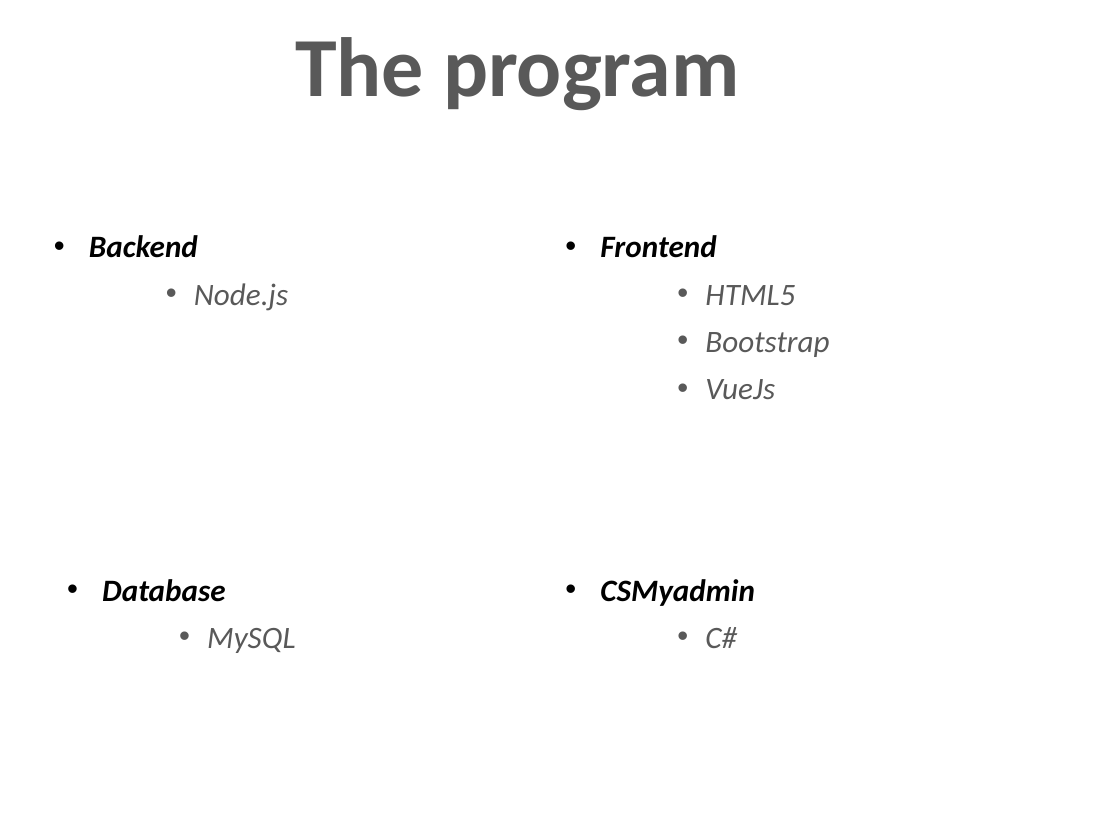
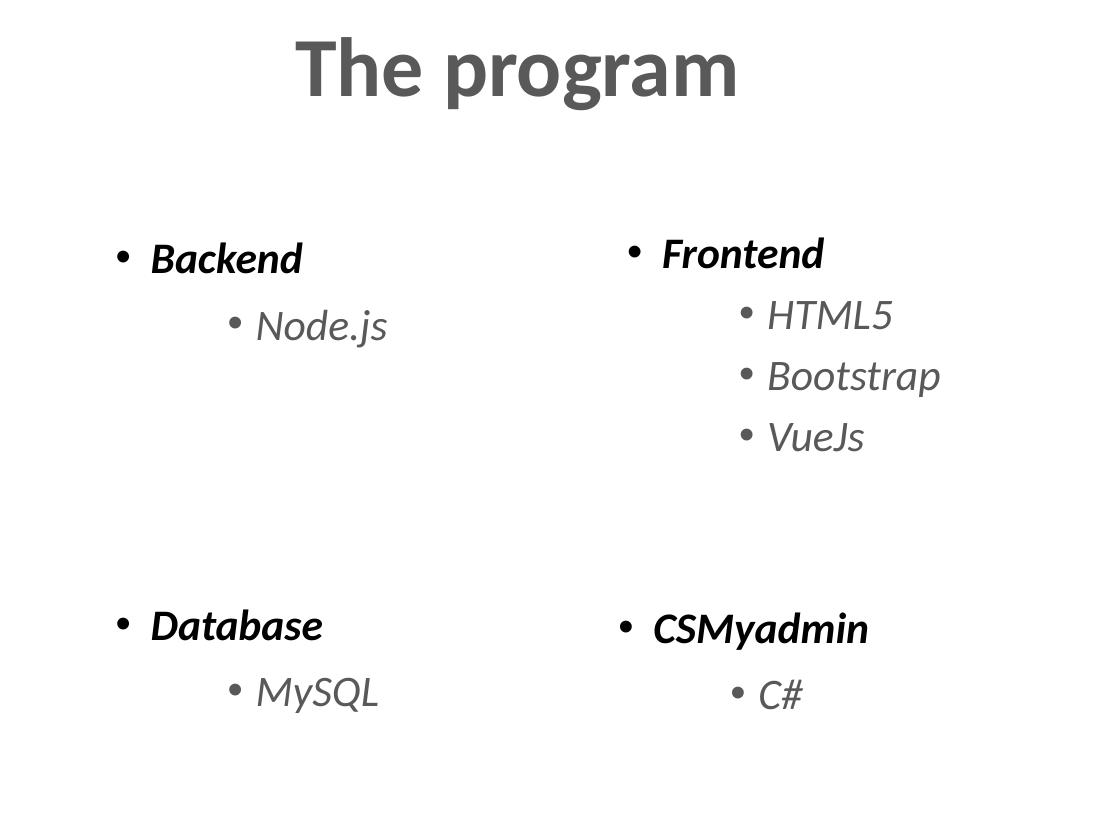
Before and after one commit to szekelyaron/OKJ_vizsgaremek, a slide deck: slide 4 of PPT/CarScope_Prezentáció.pptx. Drawn at 1120x840 pixels with LibreOffice and Linux fonts; fonts in the diff are those of the drawing; background and template pictures are left out. Boxes give left, top, right and bottom in pixels: in the first picture for what was removed or moved away, otherwise in the second. Text is boxed around its words. In the diff, an @@ line names an element or a change of style, - is before the commit and + after.

Commit message:
PPT backend

```diff
--- a/PPT/CarScope_Prezentáció.pptx
+++ b/PPT/CarScope_Prezentáció.pptx
@@ size 20 to 28 pt; more space between paragraphs in 3 elements at (653, 612, 869, 710), (151, 609, 379, 713), (151, 242, 388, 348) @@
@@ text "Backend": place and size @@
-text "Backend" at (89, 235, 288, 311)
+text "Backend" at (151, 242, 388, 348)
@@ text "Frontend": place and size @@
-text "Frontend" at (600, 235, 829, 399)
+text "Frontend" at (662, 237, 940, 452)
@@ text "Frontend" at (662, 237, 940, 452): size 20 to 28 pt; line spacing 3 to 2.9; more space between paragraphs; line spacing 1.1 to 1 @@
@@ text "Database": place and size @@
-text "Database" at (102, 579, 295, 653)
+text "Database" at (151, 609, 379, 713)
@@ text "CSMyadmin": place and size @@
-text "CSMyadmin" at (600, 579, 754, 648)
+text "CSMyadmin" at (653, 612, 869, 710)
```
Also in this commit, not shown: 1 other slide changed, 10 slides added, 2 slides removed.
